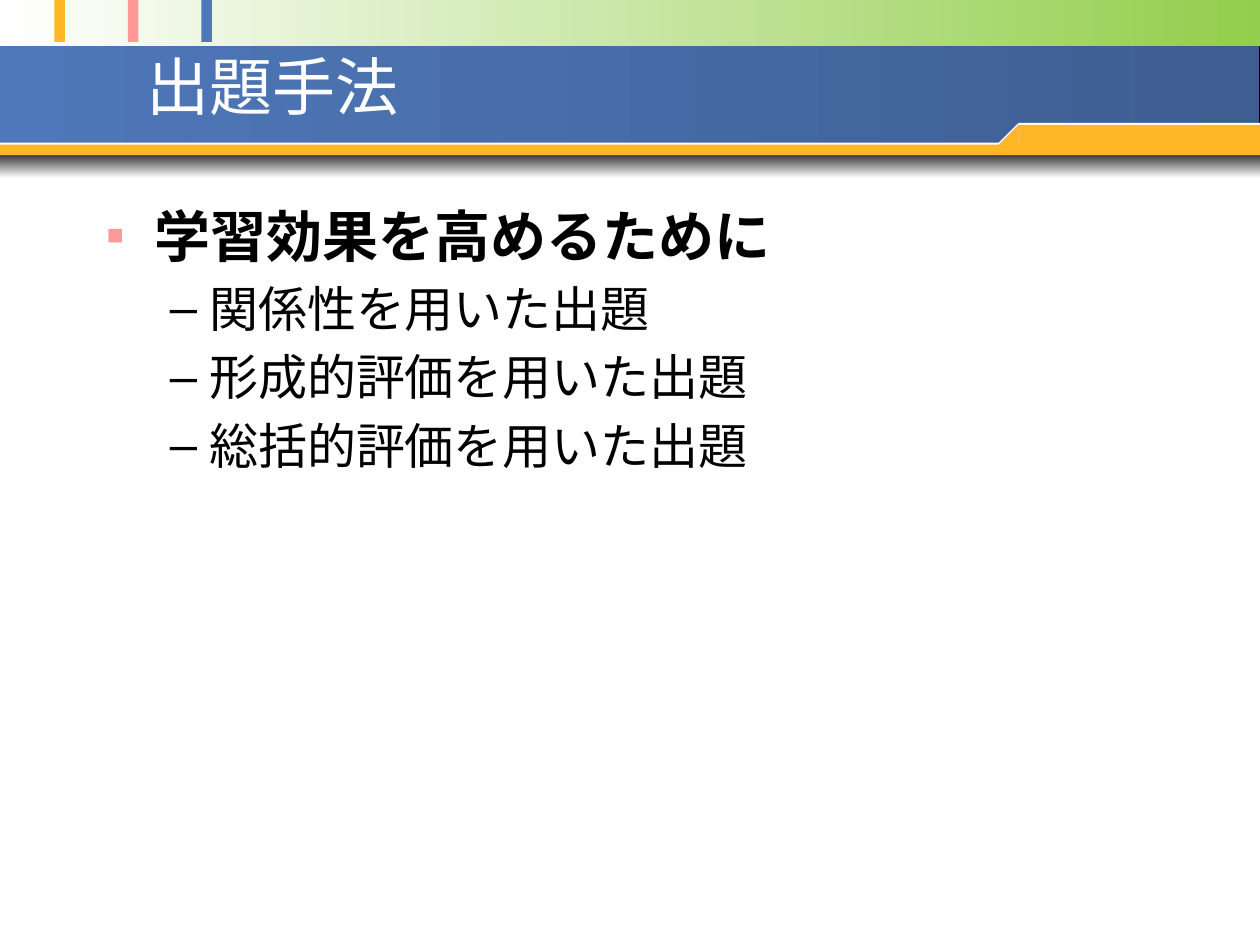
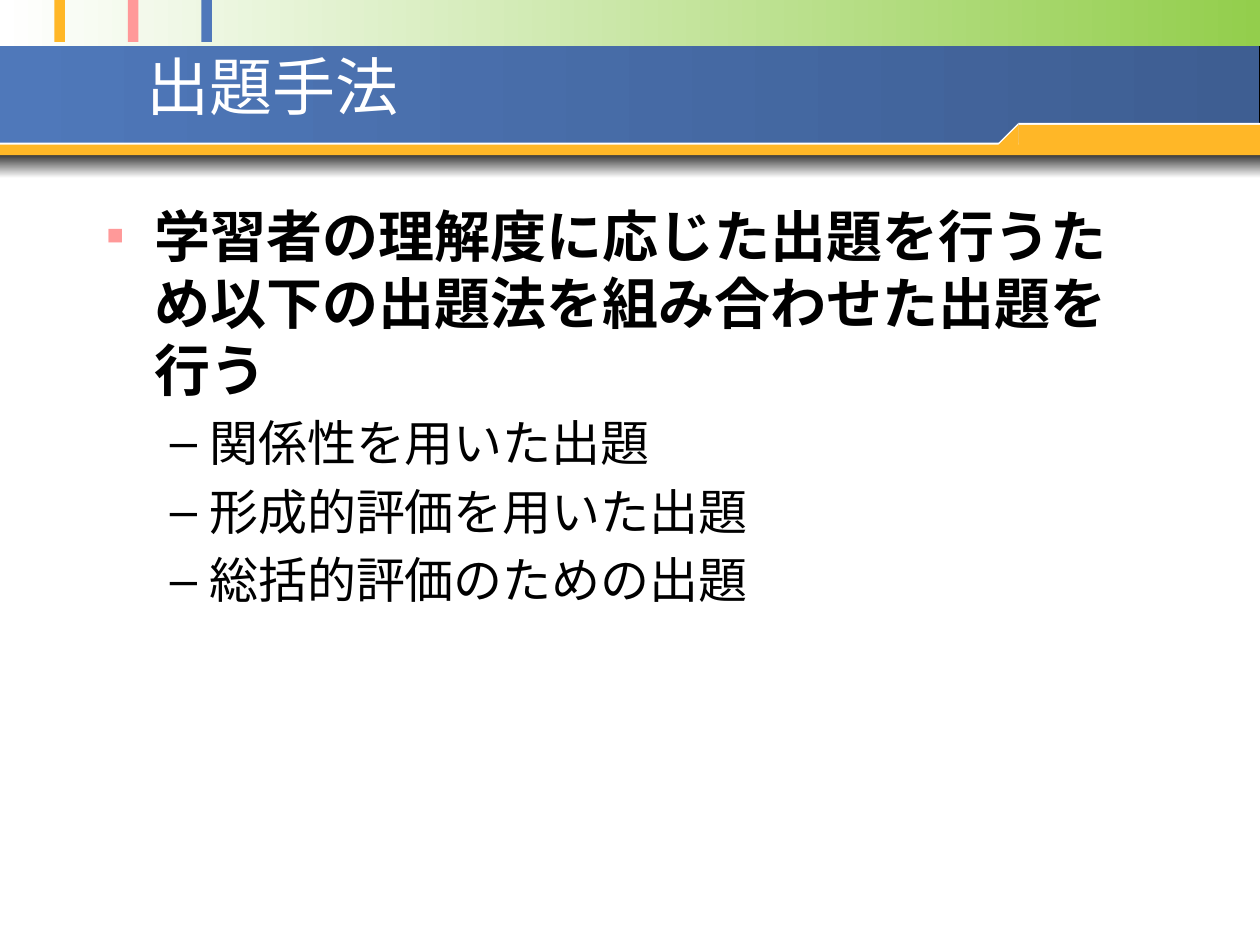
Before and after one commit to opu-yokotalab/learn-ari-thesis, a slide deck: slide 19 of pptx/20100127~発表資料1.pptx. Drawn at 1260x945 pixels with LibreOffice and Linux fonts; fonts in the diff are those of the drawing. Boxes give left, top, right and bottom in pixels: in the first picture for what was removed or moved away, otherwise in the second. Text is boxed around its words. In the diff, an @@ line names an element or a change of style, - is before the commit and + after.

```diff
--- a/pptx/20100127~発表資料1.pptx
+++ b/pptx/20100127~発表資料1.pptx
@@ text at bbox=[154, 209, 1106, 396]: text changed @@
-■ 学習効果を高めるために
+■ 学習者の理解度に応じた出題を行うため以下の出題法を組み合わせた出題を行う
@@ text at bbox=[209, 556, 747, 602]: text changed @@
-  – 総括的評価を用いた出題
+  – 総括的評価のための出題
```
Also in this commit, not shown: 16 other slides changed, 1 slide added, 17 other files.
